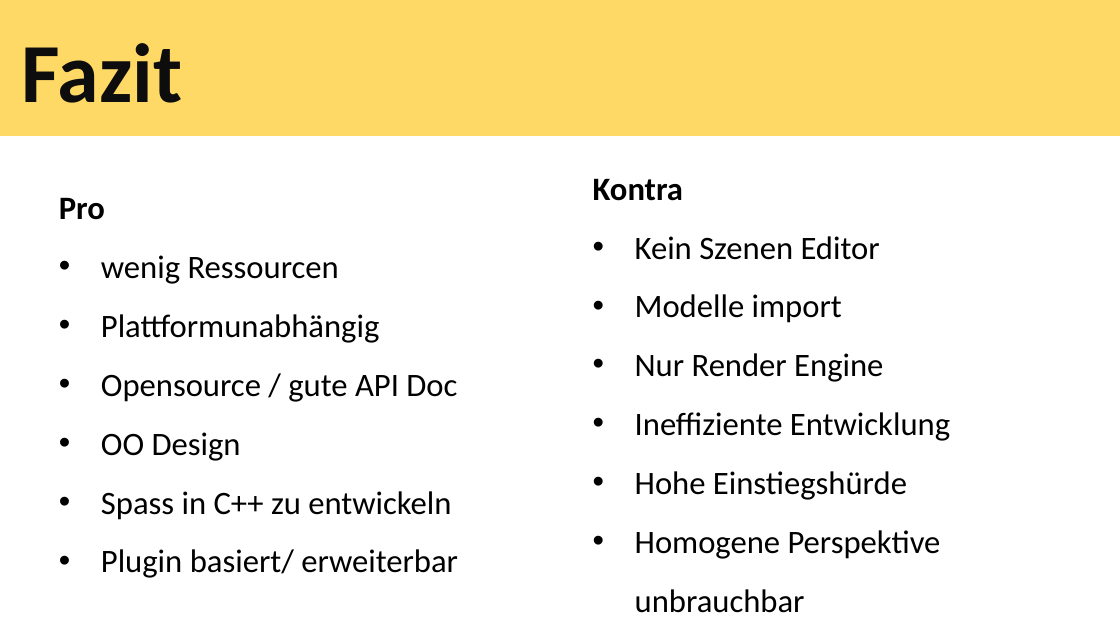
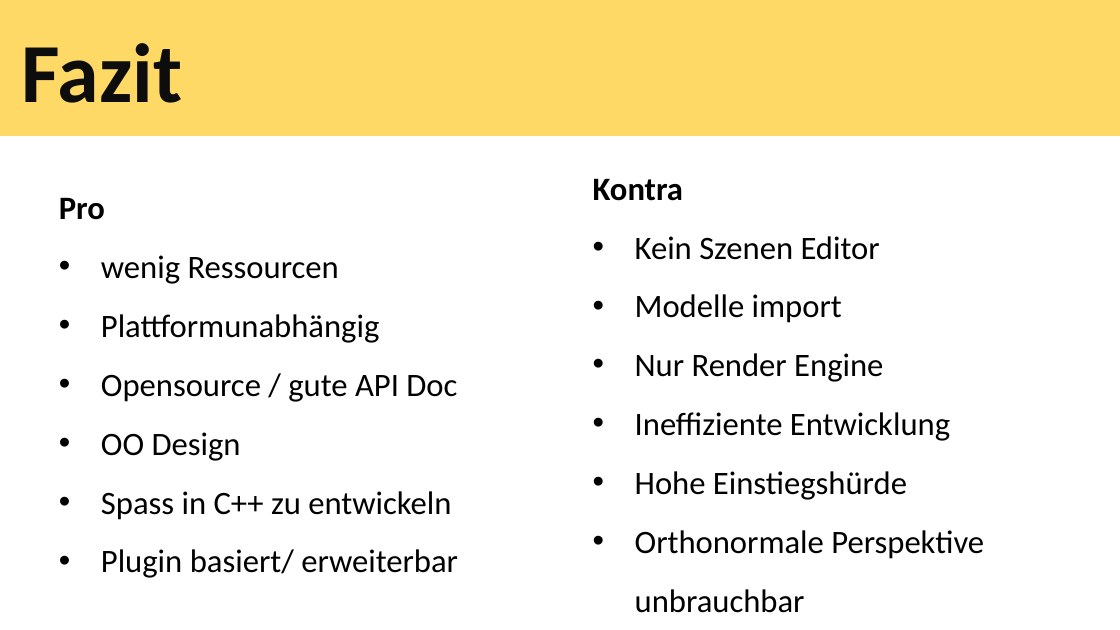
Before and after one commit to tscheims1/ogre, a slide deck: slide 16 of ogrepresentation.pptx. Drawn at 1120x630 pixels with LibreOffice and Linux fonts; fonts in the diff are those of the drawing. Boxes give left, top, right and bottom in pixels: in the first picture for what was removed or moved away, otherwise in the second. Text is boxed around its words. In the diff, an @@ line names an element or a change of style, - is before the commit and + after.

Commit message:
fixed typo in presentation

```diff
--- a/ogrepresentation.pptx
+++ b/ogrepresentation.pptx
@@ text at [635,530,984,613]: text changed @@
-• Homogene Perspektive unbrauchbar
+• Orthonormale Perspektive unbrauchbar
```
